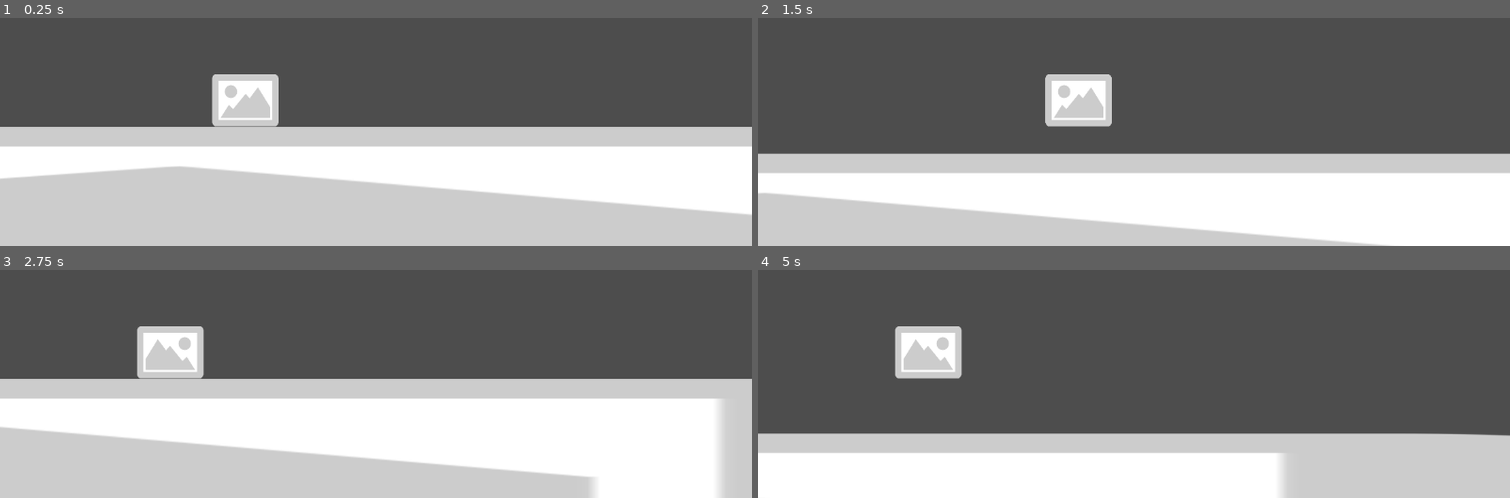
Above: before the commit, frames 1-4 (two rows, left to right).
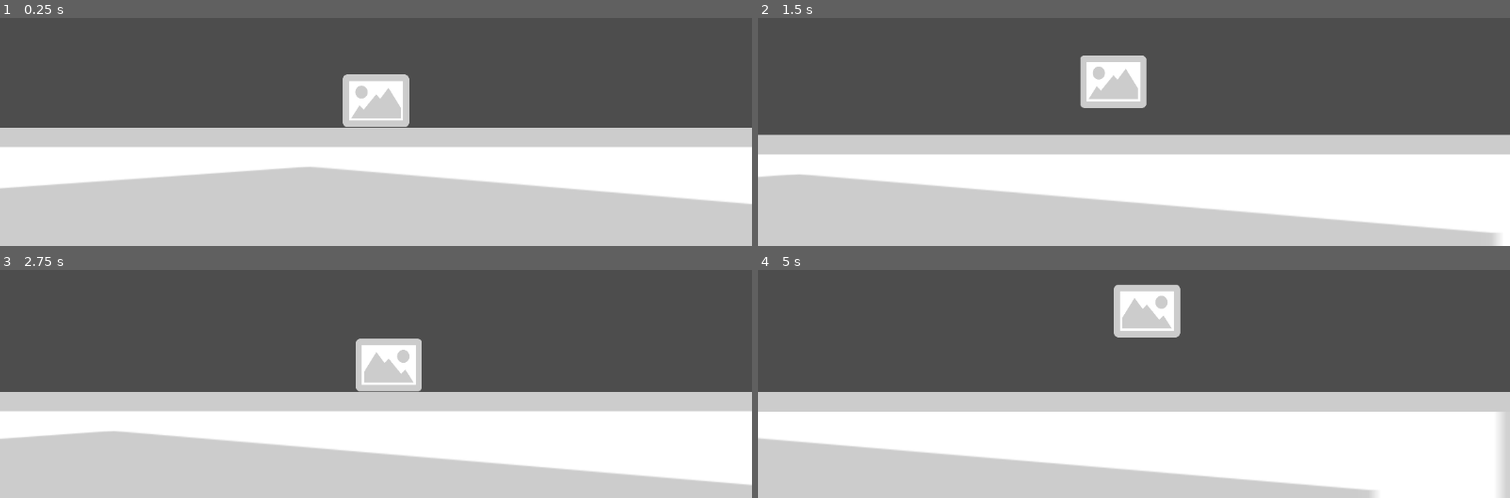
Above: after the commit, the same moments.

Repository: sesameeseed/Empty-Eggs
Game: Godot game, scene res://Level 1.tscn
The game is run twice, just before and just after one commit, with the same random seed, the same clock (stepped at 60 frames per second) and the same inputs.
Inputs:
- Up to frame 1 (0.25 s): no input
- Up to frame 2 (1.5 s): tap Enter at 0.5 s; hold Right (ui_right) from 0.53 s (still down); tap Up (ui_up) at 0.77 s
- Up to frame 3 (2.75 s): tap Up (ui_up) at 1.52 s; release Right (ui_right) at 2.03 s; hold Left (ui_left) from 2.03 s (still down)
- Up to frame 4 (5 s): release Left (ui_left) at 2.78 s; hold Right (ui_right) 2.78-4.28 s; tap Up (ui_up) at 3.02, 3.77, 4.52 s; hold Left (ui_left) from 4.28 s (still down)

The runs differ from the first frame. In frame 1, 8.6% of the frame differs, in the area x 0-100%, y 24-87%; in frame 2, 29%; in frame 3, 19%; in frame 4, 46%, in the area x 0-100%, y 6-100%.

Commit message:
Added egg, camera movement

Diff:
--- a/Level 1.tscn
+++ b/Level 1.tscn
@@ -6,6 +6,7 @@
 [ext_resource type="PackedScene" uid="uid://dvvhmtmmeek63" path="res://moving_platform.tscn" id="3_ds8si"]
 [ext_resource type="PackedScene" uid="uid://dvi8ccya1xito" path="res://enemy.tscn" id="5_5we1h"]
 [ext_resource type="PackedScene" uid="uid://bjp1x3ii3mkgm" path="res://spikes.tscn" id="6_cprud"]
+[ext_resource type="PackedScene" uid="uid://mqn08i8qapon" path="res://egg.tscn" id="7_hk6ws"]
 
 [sub_resource type="Animation" id="Animation_46cpj"]
 resource_name = "move platforms"
@@ -135,3 +136,7 @@
 [node name="spikes" parent="." instance=ExtResource("6_cprud")]
 position = Vector2(1811, 554)
 scale = Vector2(0.929403, 0.0800147)
+
+[node name="egg" parent="." instance=ExtResource("7_hk6ws")]
+position = Vector2(8694, -7)
+scale = Vector2(0.140244, 0.193874)
--- a/Player.gd
+++ b/Player.gd
@@ -36,8 +36,11 @@
 	# Flip sprite
 	if velocity.x < 0:
 		sprite.flip_h = true
+		$Camera2D.drag_horizontal_offset = -1
+
 	elif velocity.x > 0:
 		sprite.flip_h = false
+		$Camera2D.drag_horizontal_offset = 1
 
 	# End game if jumped off map
 	if position.y >= 1000:
@@ -60,3 +63,5 @@
 func _on_hitbox_body_entered(body):
 	if body == $"../spikes":
 		queue_free()
+	if body == $"../egg":
+		print("game done")
--- a/Player.tscn
+++ b/Player.tscn
@@ -33,10 +33,15 @@
 [node name="DamageTimer" type="Timer" parent="."]
 
 [node name="Camera2D" type="Camera2D" parent="."]
-offset = Vector2(200, -100)
+offset = Vector2(2.08165e-12, -100)
 limit_bottom = 1000
 limit_smoothed = true
+position_smoothing_enabled = true
+position_smoothing_speed = 2.0
 drag_horizontal_enabled = true
+drag_vertical_enabled = true
+drag_left_margin = 0.4
+drag_right_margin = 0.4
 
 [connection signal="body_entered" from="Hitbox" to="." method="_on_hitbox_body_entered"]
 [connection signal="timeout" from="DamageTimer" to="." method="_on_damage_timer_timeout"]
--- /dev/null
+++ b/egg.tscn
@@ -0,0 +1,19 @@
+[gd_scene load_steps=3 format=3 uid="uid://mqn08i8qapon"]
+
+[ext_resource type="Texture2D" uid="uid://djpkcgi5e381j" path="res://Placeholder.png" id="1_364ks"]
+
+[sub_resource type="RectangleShape2D" id="RectangleShape2D_kqfri"]
+size = Vector2(300, 250)
+
+[node name="egg" type="CharacterBody2D"]
+
+[node name="Sprite2D" type="Sprite2D" parent="."]
+texture = ExtResource("1_364ks")
+
+[node name="CollisionShape2D" type="CollisionShape2D" parent="."]
+shape = SubResource("RectangleShape2D_kqfri")
+
+[node name="Area2D" type="Area2D" parent="."]
+
+[node name="CollisionShape2D" type="CollisionShape2D" parent="Area2D"]
+shape = SubResource("RectangleShape2D_kqfri")
Not shown: 1 places in Level 1.tscn that only renumber resources
